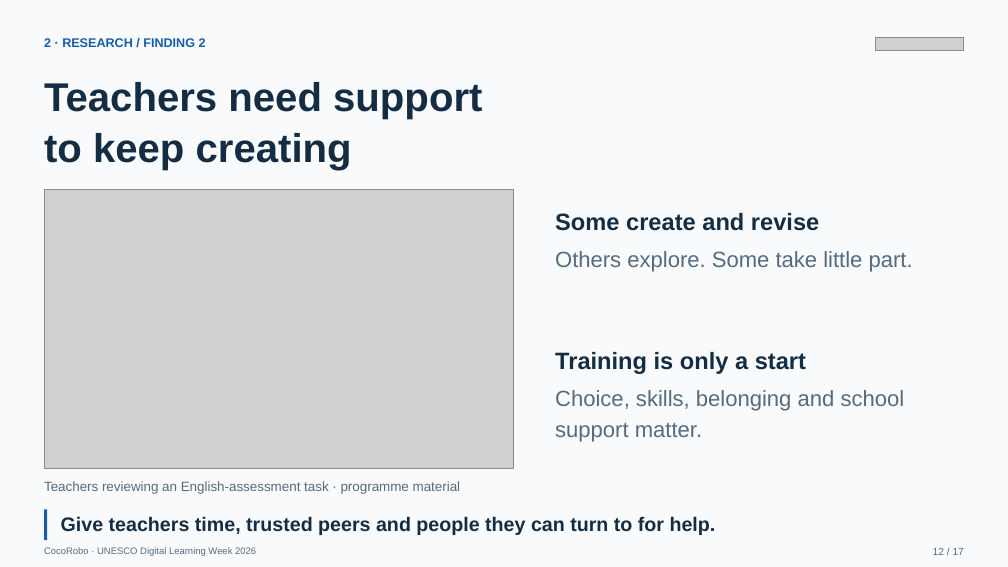
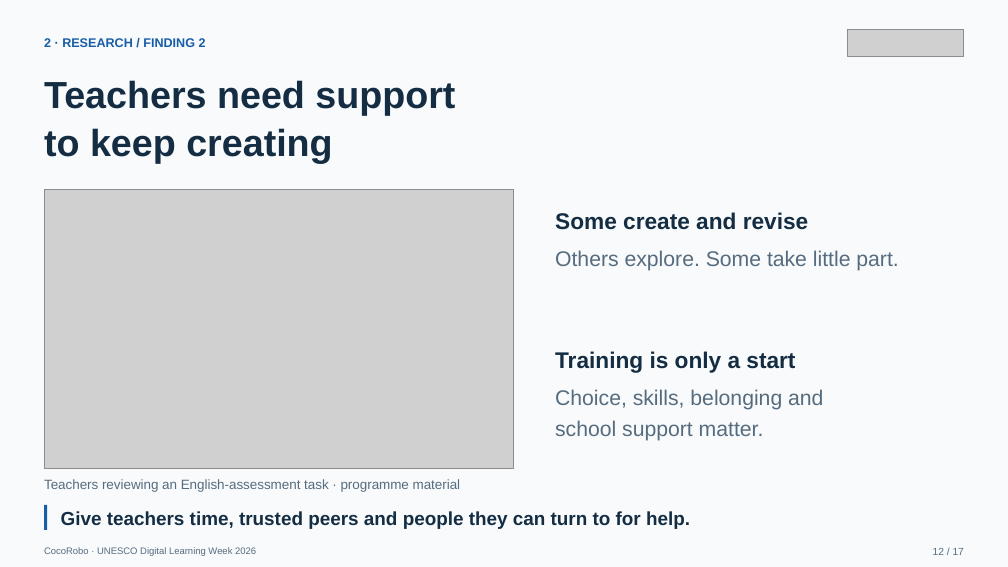
Before and after one commit to tonyxinvip/slides, a slide deck: slide 12 of teacher-agent-creators-10min/downloads/UNESCO_Teacher_AI_Agents_EN.pptx. Drawn at 1008x567 pixels with LibreOffice and Linux fonts; fonts in the diff are those of the drawing; grey boxes stand for pictures. Boxes give left, top, right and bottom in pixels: in the first picture for what was removed or moved away, otherwise in the second. Text is boxed around its words. In the diff, an @@ line names an element or a change of style, - is before the commit and + after.

```diff
--- a/teacher-agent-creators-10min/downloads/UNESCO_Teacher_AI_Agents_EN.pptx
+++ b/teacher-agent-creators-10min/downloads/UNESCO_Teacher_AI_Agents_EN.pptx
@@ picture: place and size @@
-picture at bbox=[876, 37, 964, 51]
+picture at bbox=[848, 30, 964, 57]
@@ text "Teachers need support" at bbox=[44, 80, 455, 164]: size 38.2 to 35.9 pt @@
@@ text "Some create and revise" at bbox=[555, 212, 808, 230]: size 22.5 to 21.6 pt; line spacing 1.2 to 1.22 @@
@@ text "Others explore. Some take little ..." at bbox=[555, 250, 898, 271]: size 21 to 20.2 pt; line spacing 1.2 to 1.22 @@
@@ text "Training is only a start" at bbox=[555, 351, 795, 373]: size 22.5 to 21.6 pt; line spacing 1.2 to 1.22 @@
@@ text at bbox=[555, 389, 823, 441]: text changed; size 21 to 20.2 pt @@
-Choice, skills, belonging and school support matter.
+Choice, skills, belonging and
+school support matter.
@@ rectangle: place and size @@
-rectangle at bbox=[44, 510, 47, 541]
+rectangle at bbox=[44, 505, 47, 530]
@@ text "Give teachers time, trusted peers ..." at bbox=[61, 511, 690, 529]: size 18.8 to 18 pt; line spacing 1.2 to 1.18 @@
```
Also in this commit, not shown: 15 other slides changed, 11 other files.
